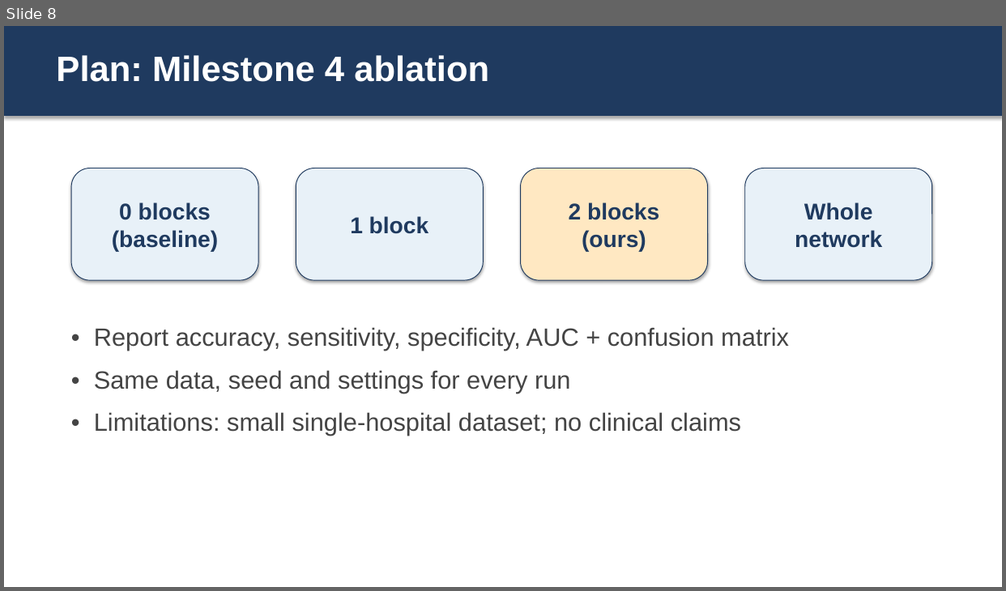
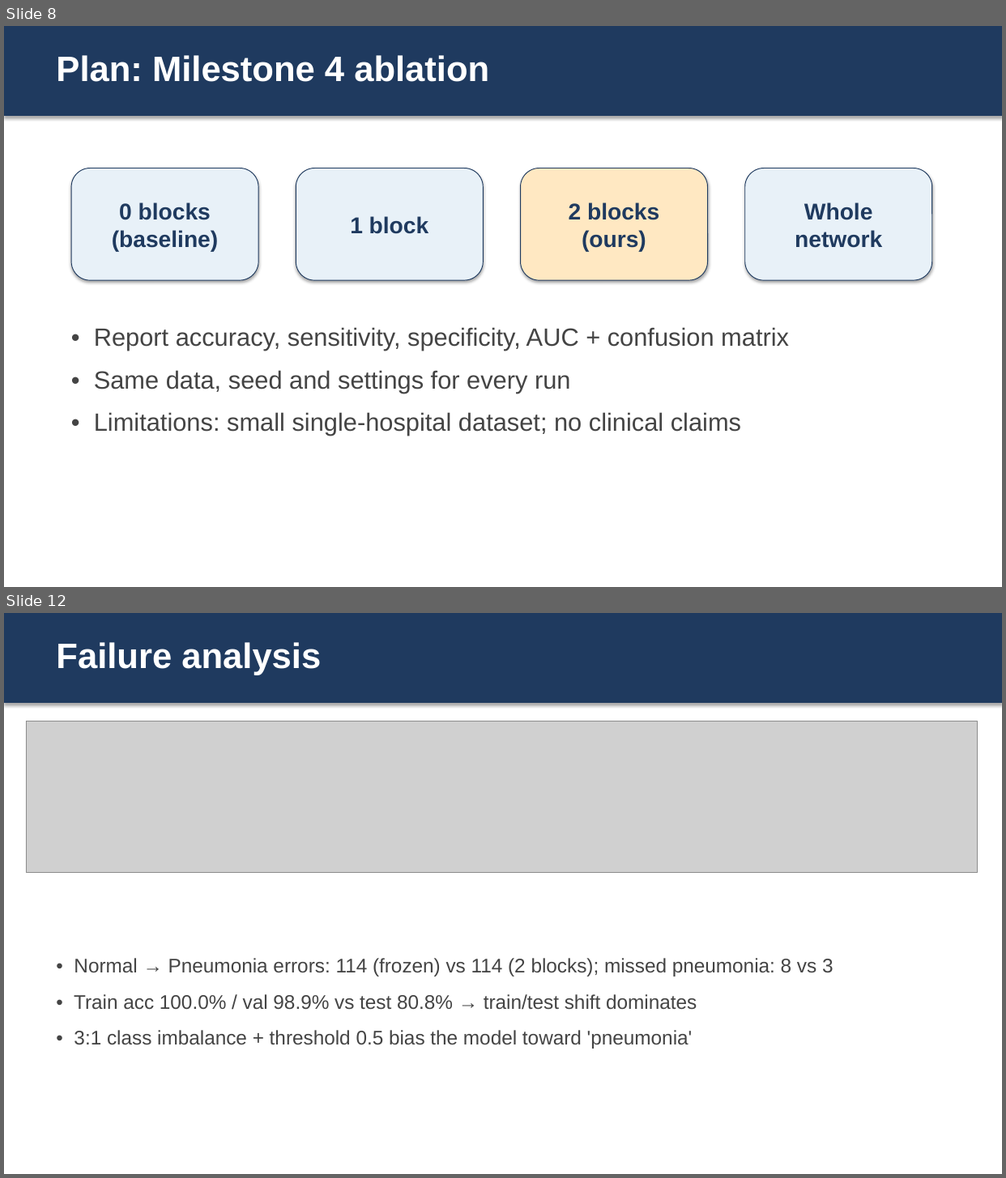
Before and after one commit to Vaiditya2207/pneumonia-cxr-reproduction, a slide deck: milestone3/slides.pptx. Shown one above the other, each under a label of ours: slide 8 before the commit, slides 8 and 12 after it; the slides between them are not shown. The pictures are 1006x591 and 1006x1178 pixels, drawn with LibreOffice and Linux fonts; fonts in the diff are those of the drawing; grey boxes stand for pictures. Boxes give left, top, right and bottom in pixels: in the first picture for what was removed or moved away, otherwise in the second. Text is boxed around its words. In the diff, an @@ line names an element or a change of style, - is before the commit and + after.

```diff
--- a/milestone3/slides.pptx
+++ b/milestone3/slides.pptx
@@ slide 12 added at bbox=[4, 613, 1002, 1174], background #FFFFFF @@
@@ rectangle added at bbox=[4, 613, 1002, 703], fill #1F3A5F @@
@@ text added at bbox=[56, 642, 321, 675], 34 pt, text #FFFFFF, bold @@
+Failure analysis
@@ picture added at bbox=[27, 722, 978, 873] @@
@@ text added at bbox=[74, 958, 833, 1049], 19 pt, text #444444 @@
+• Normal → Pneumonia errors: 114 (frozen) vs 114 (2 blocks); missed pneumonia: 8 vs 3
+• Train acc 100.0% / val 98.9% vs test 80.8% → train/test shift dominates
+• 3:1 class imbalance + threshold 0.5 bias the model toward 'pneumonia'
```
Also in this commit, not shown: 1 slide changed, 5 other slides added, 13 other files.
